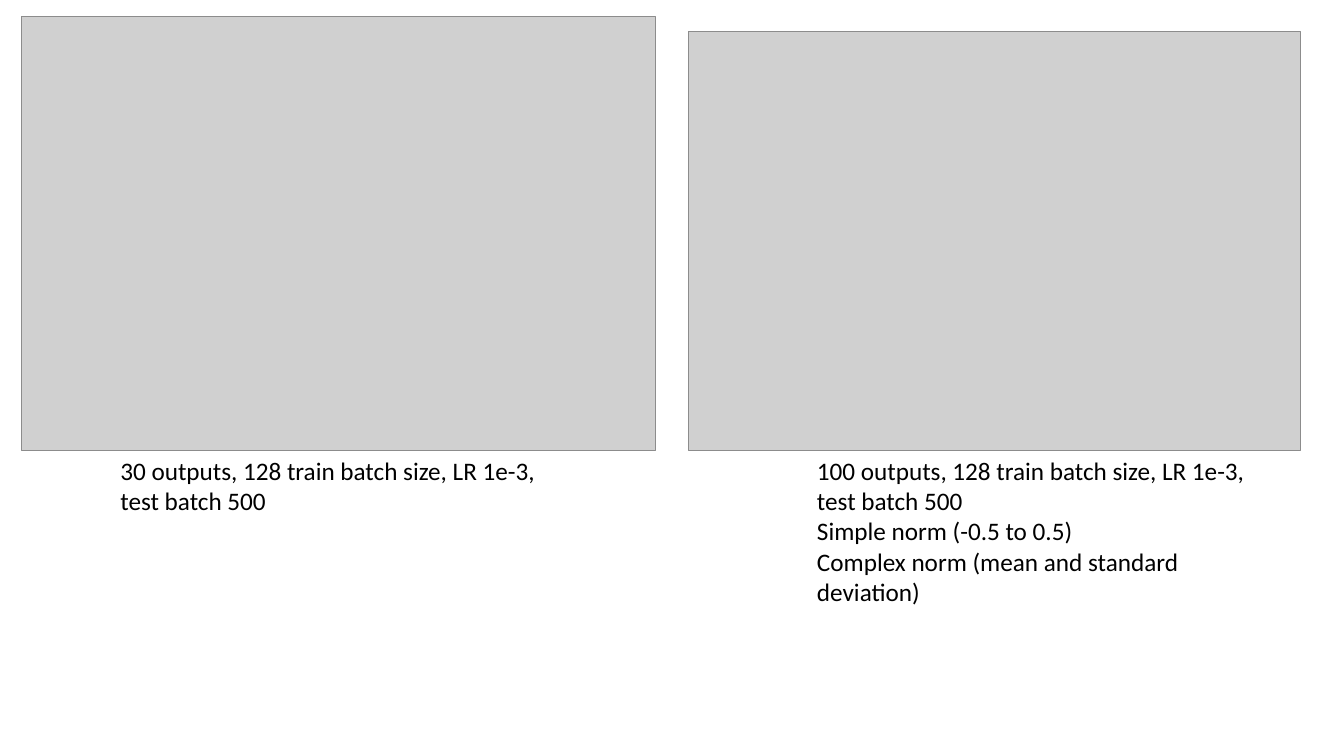
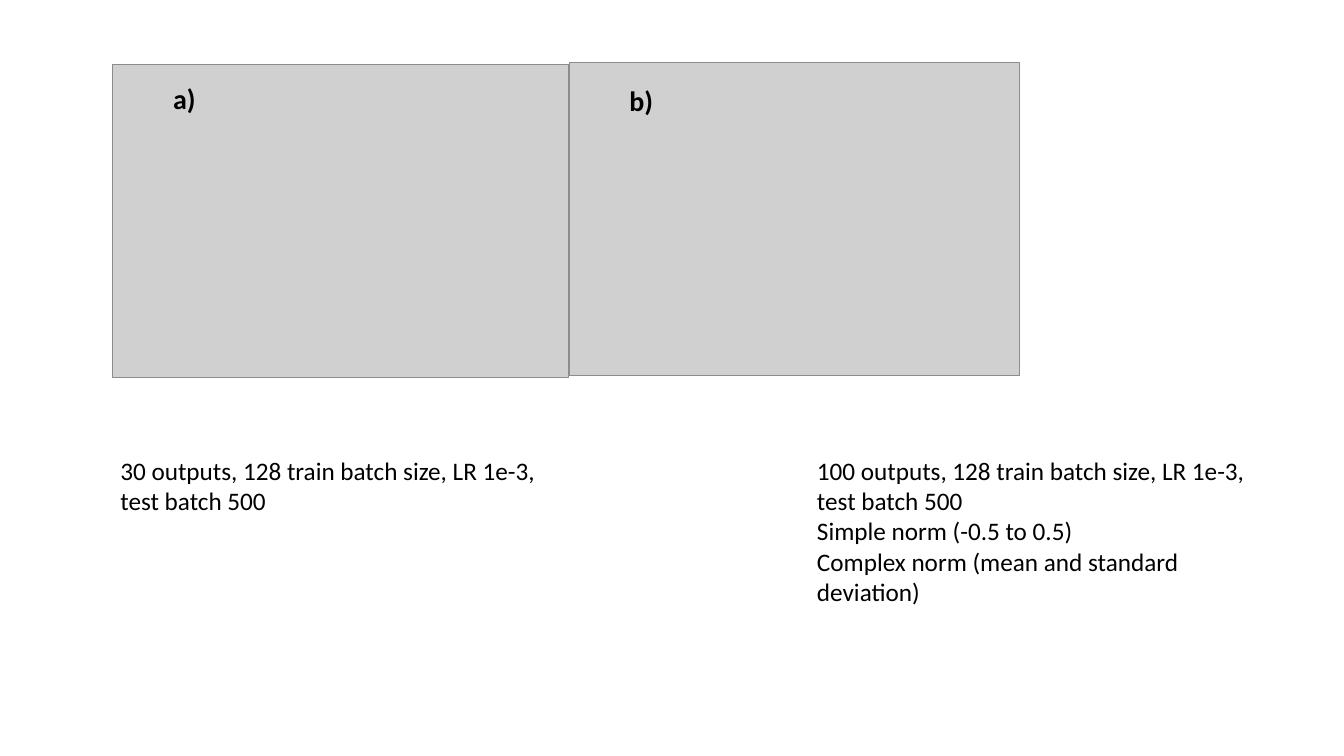
Before and after one commit to SebStrug/ML-for-Chinese-Calligraphy, a slide deck: slide 9 of Compiled graphs.pptx. Drawn at 1344x756 pixels with LibreOffice and Linux fonts; fonts in the diff are those of the drawing; grey boxes stand for pictures. Boxes give left, top, right and bottom in pixels: in the first picture for what was removed or moved away, otherwise in the second. Text is boxed around its words. In the diff, an @@ line names an element or a change of style, - is before the commit and + after.

```diff
--- a/Compiled graphs.pptx
+++ b/Compiled graphs.pptx
@@ picture removed at (689, 31, 1302, 450) @@
@@ picture: place and size @@
-picture at (21, 17, 655, 451)
+picture at (113, 65, 570, 378)
@@ text added at (173, 88, 196, 113), 20 pt, text #000000, bold @@
+a)
@@ picture added at (570, 63, 1020, 376) @@
@@ text added at (629, 90, 653, 115), 20 pt, text #000000, bold @@
+b)
```
Also in this commit, not shown: 5 other files.
